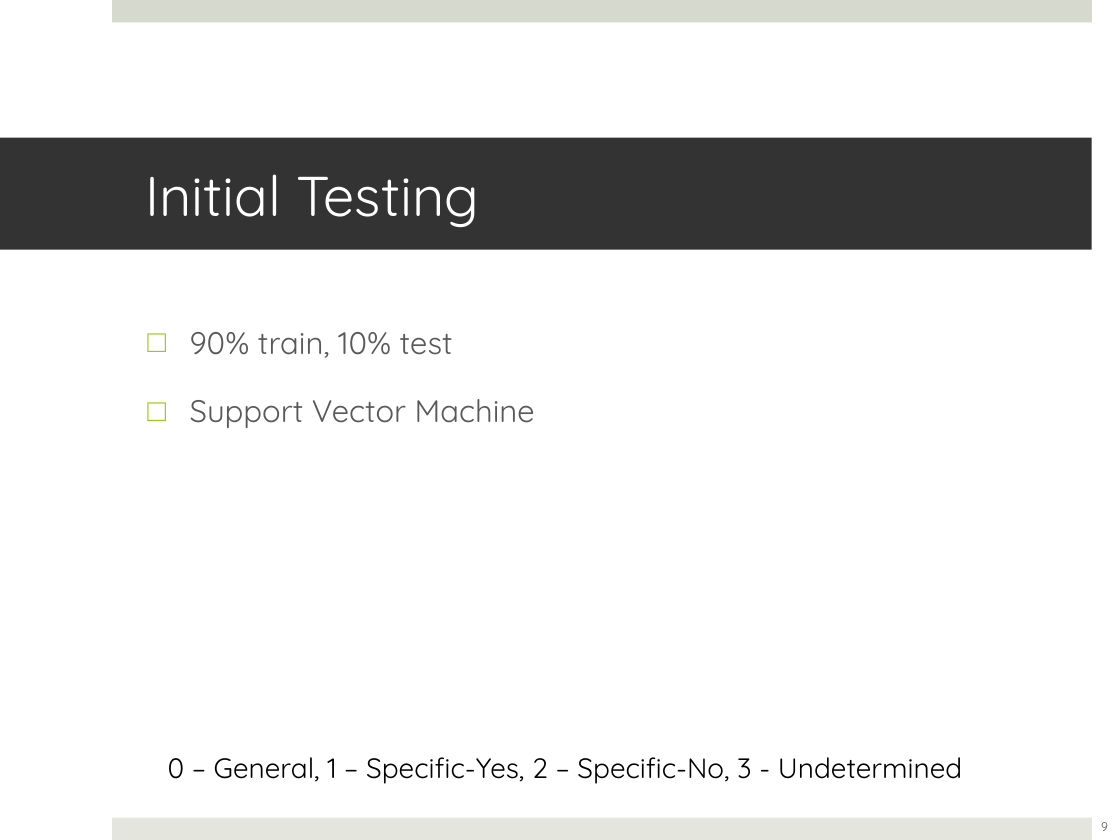
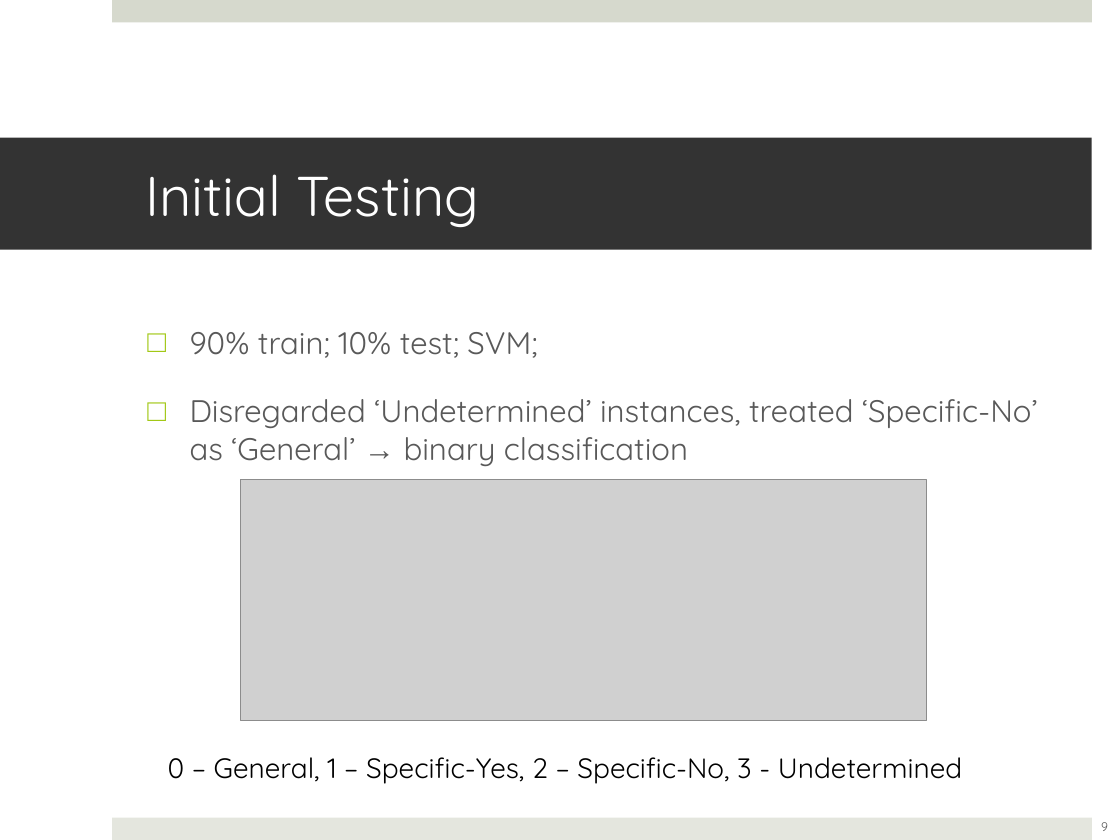
Before and after one commit to lwheng/fyp, a slide deck: slide 9 of presentation/fypupdate-2012-09-28.ppt. Drawn at 1120x840 pixels with LibreOffice and Linux fonts; fonts in the diff are those of the drawing; grey boxes stand for pictures. Boxes give left, top, right and bottom in pixels: in the first picture for what was removed or moved away, otherwise in the second. Text is boxed around its words. In the diff, an @@ line names an element or a change of style, - is before the commit and + after.

```diff
--- a/presentation/fypupdate-2012-09-28.ppt
+++ b/presentation/fypupdate-2012-09-28.ppt
@@ text at (190, 332, 1037, 466): text changed @@
-□ 90% train, 10% test
-□ Support Vector Machine
+□ 90% train; 10% test; SVM;
+□ Disregarded ‘Undetermined’ instances, treated ‘Specific-No’ as ‘General’ → binary classification
@@ picture added at (241, 479, 927, 720) @@
```
Also in this commit, not shown: 1 other slide changed, 2 slides added, 4 other files.
